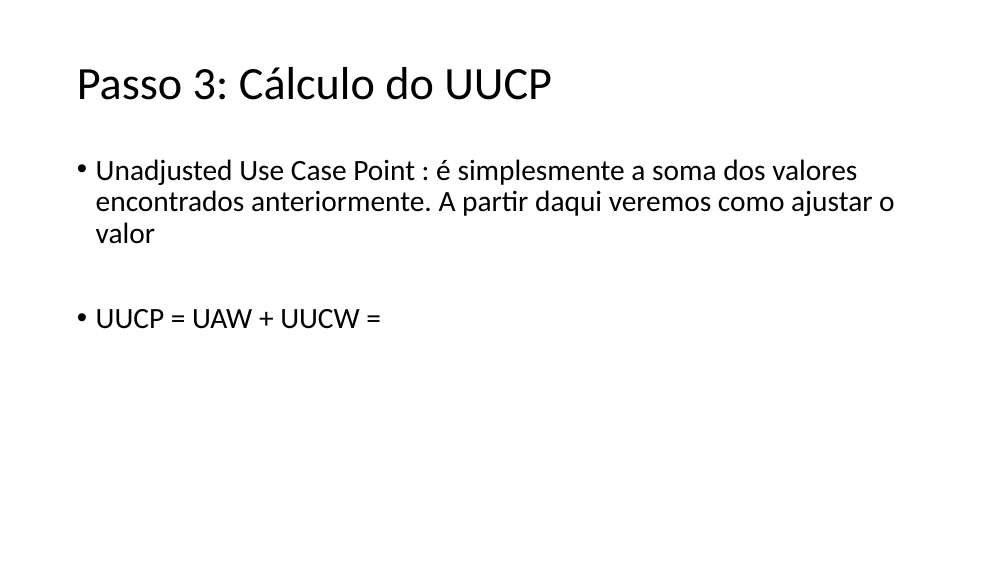
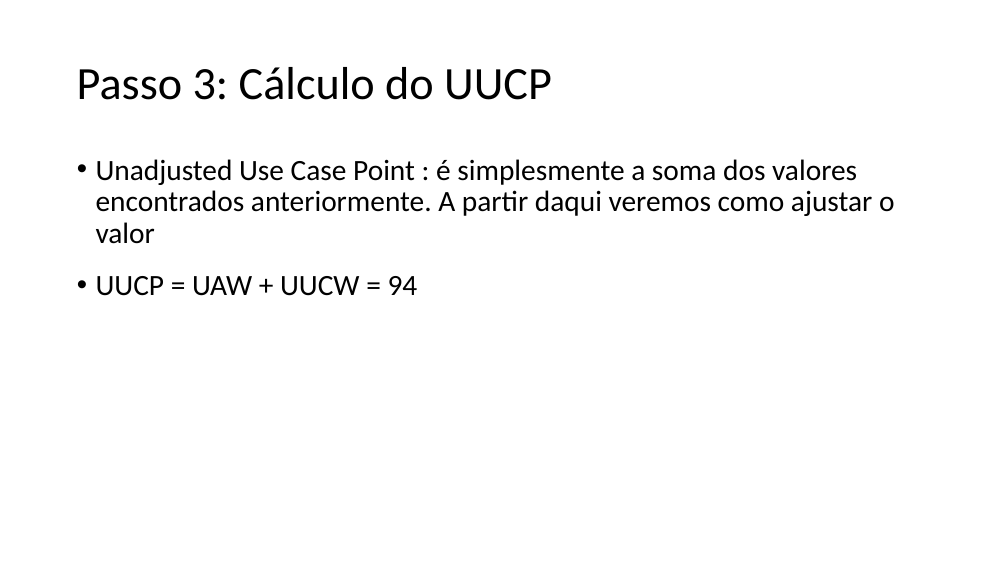
Before and after one commit to pedrolugao/EngSoft-2017.1-UFJF, a slide deck: slide 10 of Diagramas UML/Estimativas.pptx. Drawn at 1008x567 pixels with LibreOffice and Linux fonts; fonts in the diff are those of the drawing. Boxes give left, top, right and bottom in pixels: in the first picture for what was removed or moved away, otherwise in the second. Text is boxed around its words. In the diff, an @@ line names an element or a change of style, - is before the commit and + after.

```diff
--- a/Diagramas UML/Estimativas.pptx
+++ b/Diagramas UML/Estimativas.pptx
@@ text at <box>96,276,418,296</box>: text changed @@
-• UUCP = UAW + UUCW =
+• UUCP = UAW + UUCW = 94
```
Also in this commit, not shown: 16 other slides changed.
